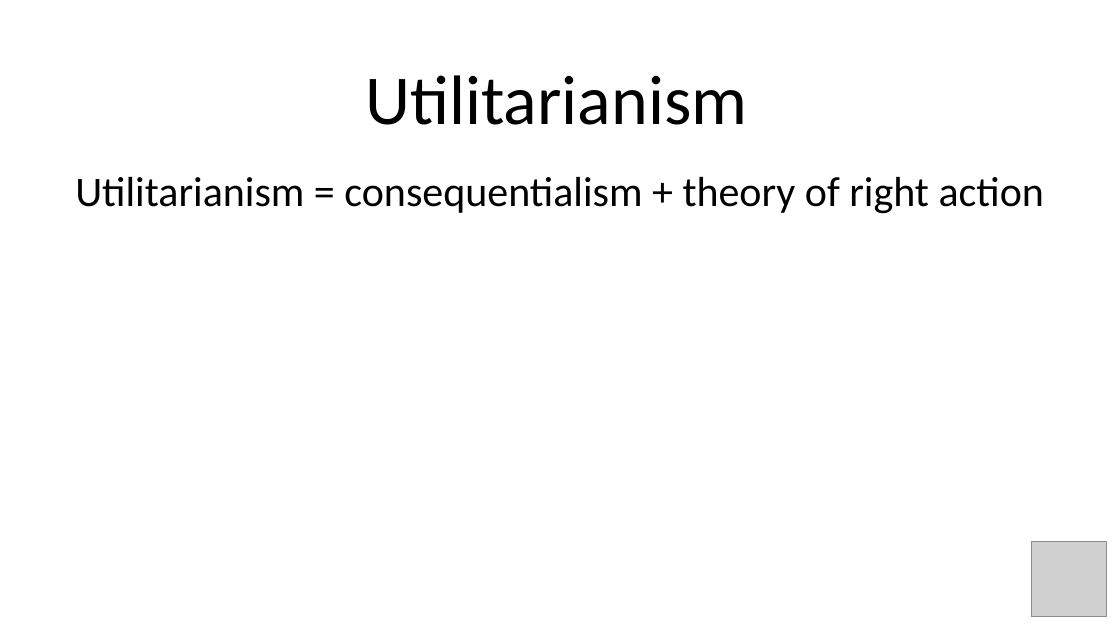
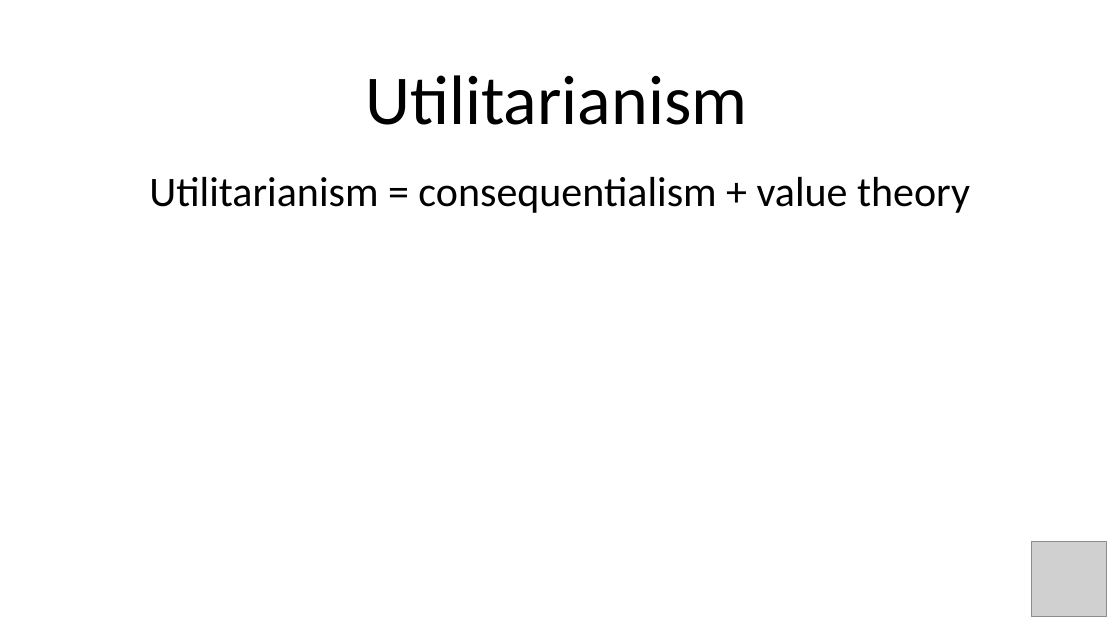
Before and after one commit to winkelmantanner/winkelmantanner.github.io, a slide deck: slide 6 of Presentation1.pptx. Drawn at 1120x630 pixels with LibreOffice and Linux fonts; fonts in the diff are those of the drawing; grey boxes stand for pictures. Boxes give left, top, right and bottom in pixels: in the first picture for what was removed or moved away, otherwise in the second. Text is boxed around its words. In the diff, an @@ line names an element or a change of style, - is before the commit and + after.

```diff
--- a/Presentation1.pptx
+++ b/Presentation1.pptx
@@ text at <box>149,177,970,213</box>: text changed @@
-Utilitarianism = consequentialism + theory of right action
+Utilitarianism = consequentialism + value theory
```
Also in this commit, not shown: 12 slides added, 2 other files.
